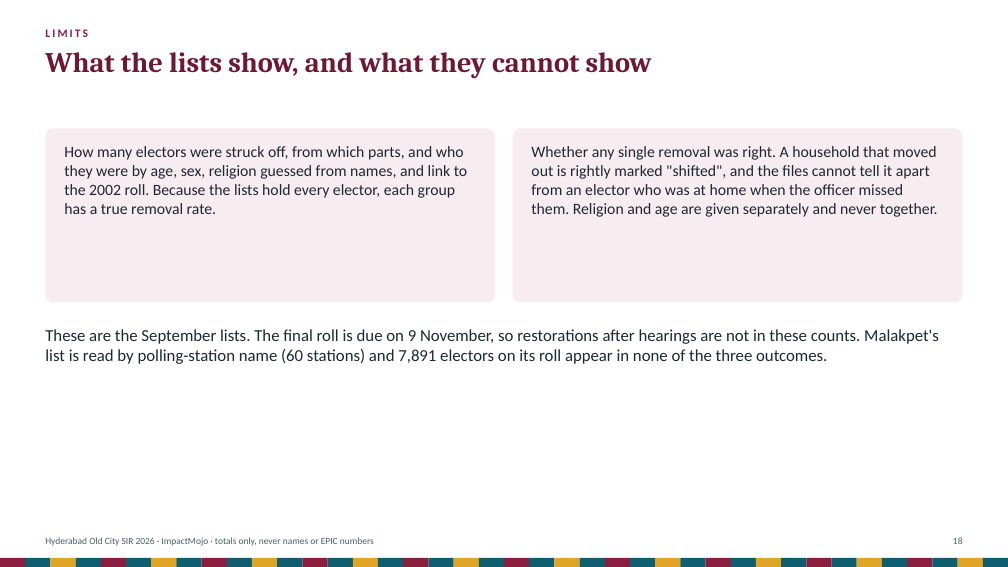
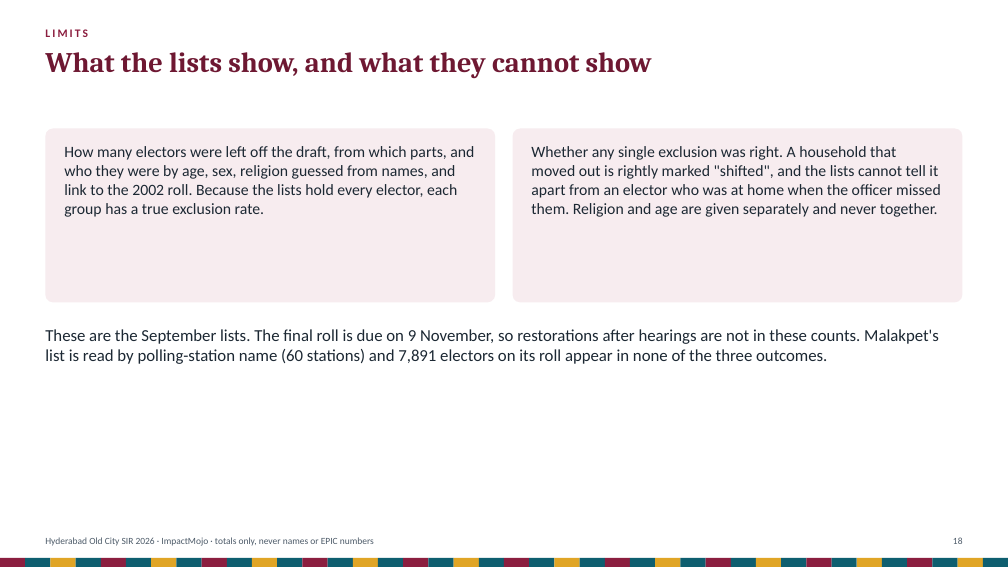
Before and after one commit to Varnasr/INDIA-DATA, a slide deck: slide 18 of reports/hyderabad-old-city-sir-2026-deck.pptx. Drawn at 1008x567 pixels with LibreOffice and Linux fonts; fonts in the diff are those of the drawing. Boxes give left, top, right and bottom in pixels: in the first picture for what was removed or moved away, otherwise in the second. Text is boxed around its words. In the diff, an @@ line names an element or a change of style, - is before the commit and + after.

```diff
--- a/reports/hyderabad-old-city-sir-2026-deck.pptx
+++ b/reports/hyderabad-old-city-sir-2026-deck.pptx
@@ text at (64, 146, 474, 217): text changed @@
-How many electors were struck off, from which parts, and who they were by age, sex, religion guessed from names, and link to the 2002 roll. Because the lists hold every elector, each group has a true removal rate.
+How many electors were left off the draft, from which parts, and who they were by age, sex, religion guessed from names, and link to the 2002 roll. Because the lists hold every elector, each group has a true exclusion rate.
@@ text at (531, 146, 941, 217): text changed @@
-Whether any single removal was right. A household that moved out is rightly marked "shifted", and the files cannot tell it apart from an elector who was at home when the officer missed them. Religion and age are given separately and never together.
+Whether any single exclusion was right. A household that moved out is rightly marked "shifted", and the lists cannot tell it apart from an elector who was at home when the officer missed them. Religion and age are given separately and never together.
```
Also in this commit, not shown: 16 other slides changed, 44 other files.
